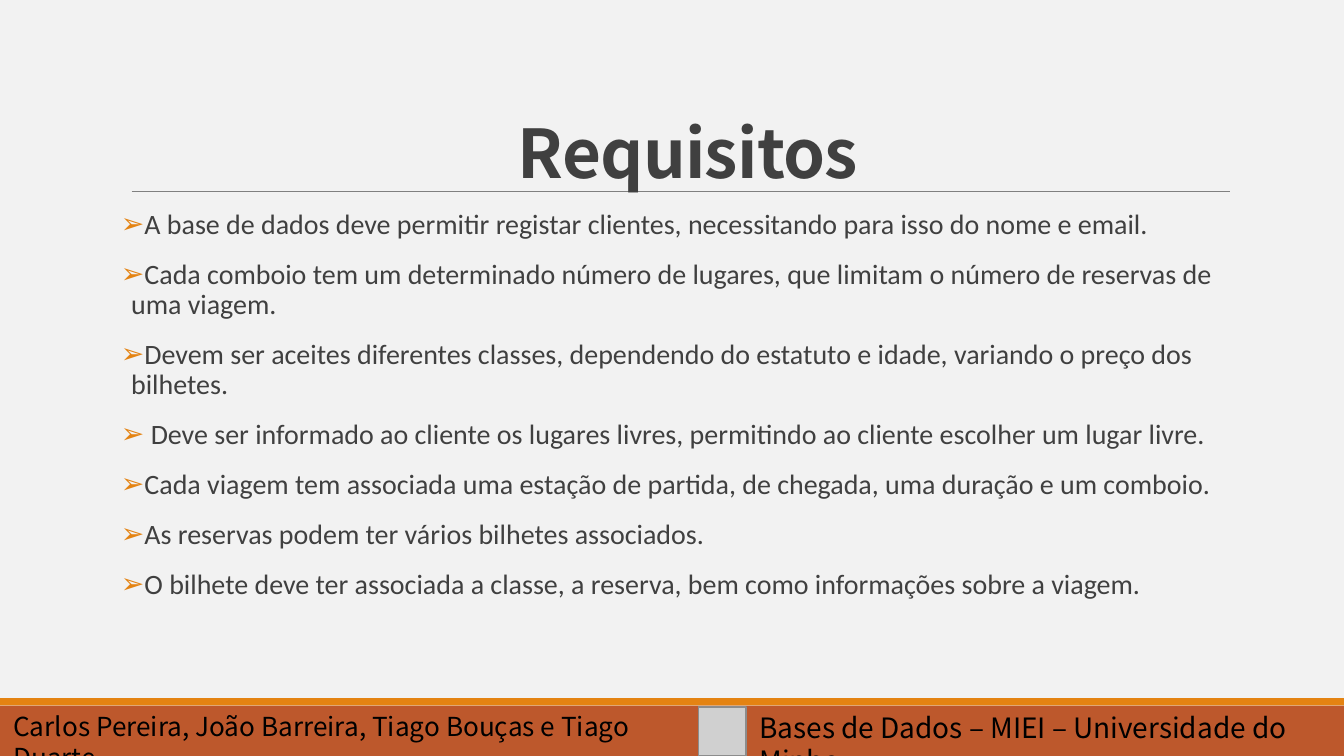
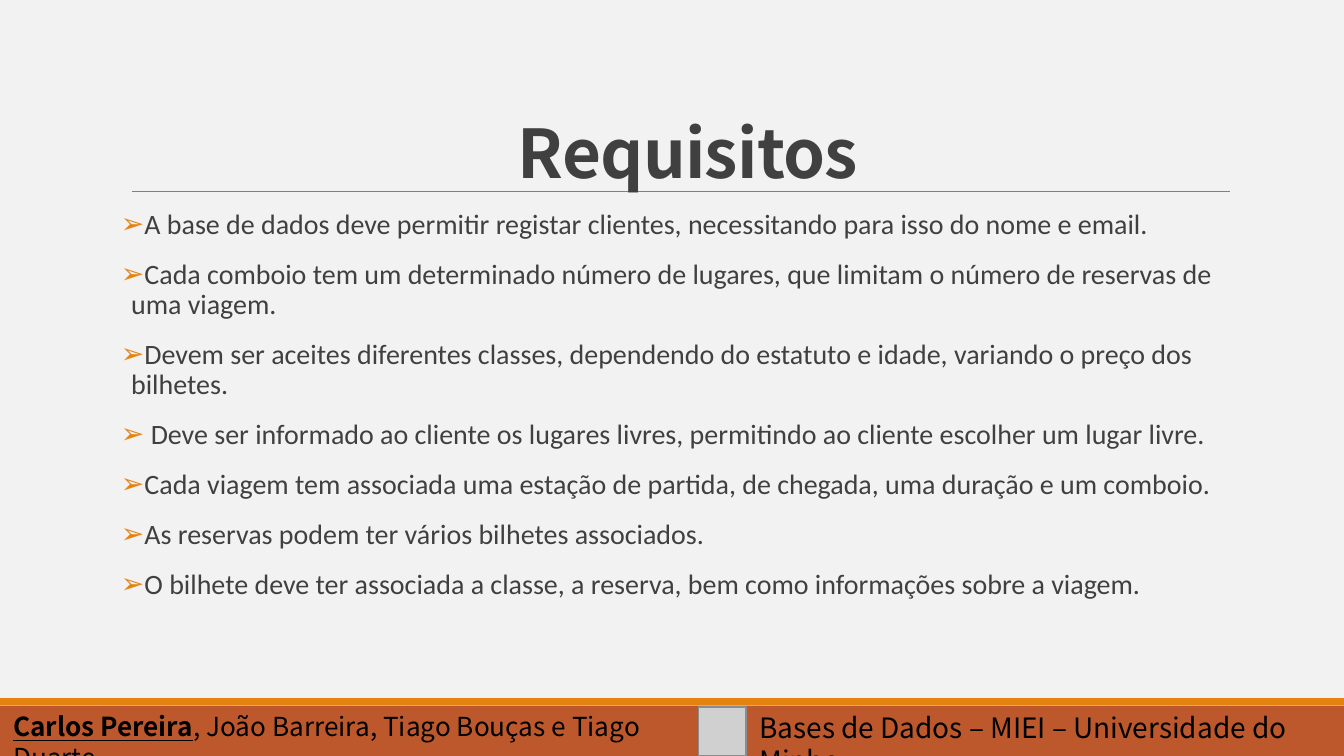
Before and after one commit to barreira/bd-1617, a slide deck: slide 4 of Slides_apresentação.pptx. Drawn at 1344x756 pixels with LibreOffice and Linux fonts; fonts in the diff are those of the drawing; grey boxes stand for pictures. Boxes give left, top, right and bottom in pixels: in the first picture for what was removed or moved away, otherwise in the second. Text is boxed around its words. In the diff, an @@ line names an element or a change of style, - is before the commit and + after.

```diff
--- a/Slides_apresentação.pptx
+++ b/Slides_apresentação.pptx
@@ text "Carlos Pereira, João Barreira, Tiago ..." at [13, 715, 640, 743]: bold on, underline on in "Carlos Pereira," @@
```
Also in this commit, not shown: 11 other slides changed, 4 slides added.
